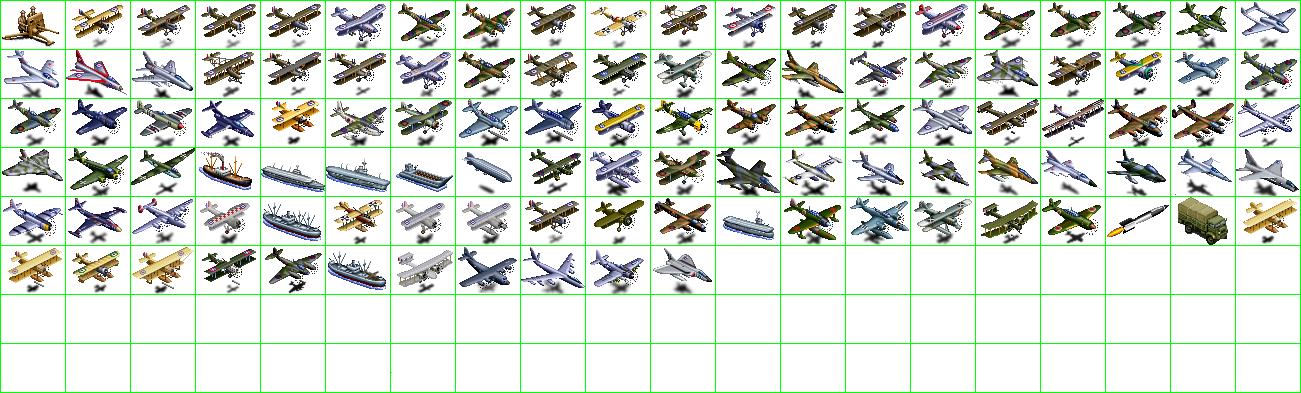
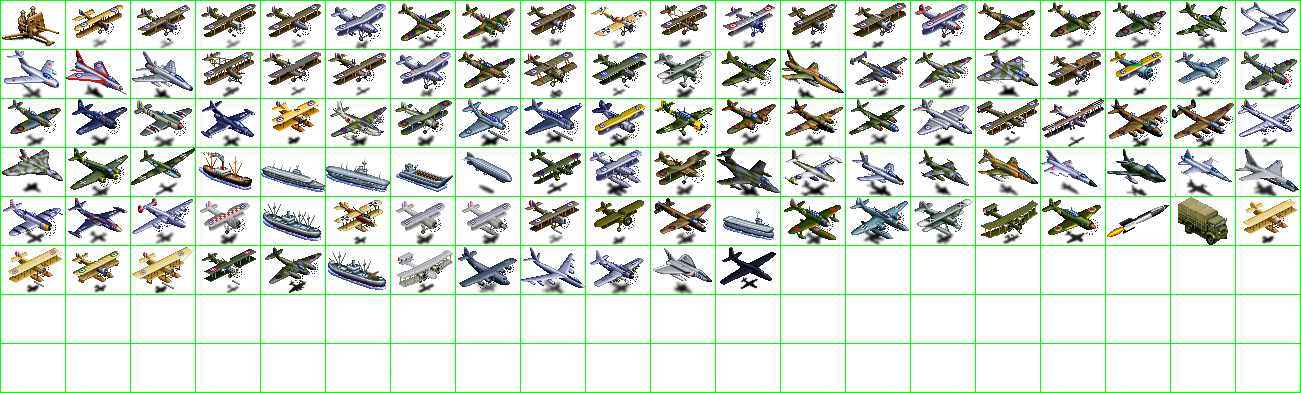
Revision of a layered 1301×393 image; what changed, layer by layer:
painted on "units" over [left=720, top=247, right=776, bottom=290]
